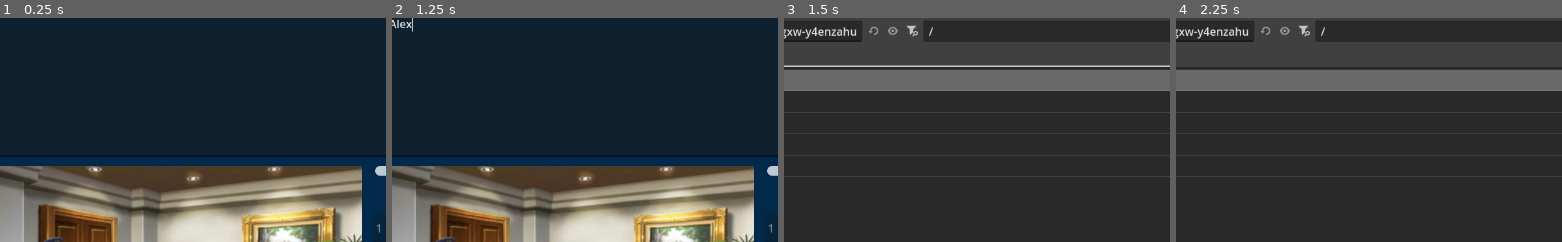
Above: before the commit, frames 1-4 (left to right).
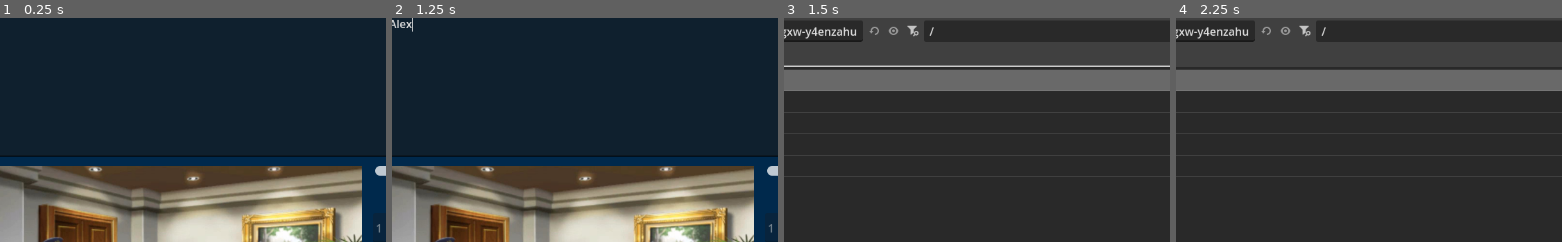
Above: after the commit, the same moments.

Repository: NostalgicProgramer/Dual-Destinies-gmd-Editor
Game: Godot game, scene res://System/extrator.tscn
The game is run twice, just before and just after one commit, with the same random seed, the same clock (stepped at 60 frames per second) and the same inputs.
Inputs (mouse positions are % of the whole screen's width and height, from its top left):
- Up to frame 1 (0.25 s): no input
- Up to frame 2 (1.25 s): click (65, 21) at 0.52 s; type "Alex" at 0.6 s
- Up to frame 3 (1.5 s): click "Abrir GMD" at 1.25 s
- Up to frame 4 (2.25 s): click (38, 88) at 2.02 s; type "12" at 2.1 s
The pictures show only the part of the screen within x 32-82%, y 6-56%; the shares and areas given below are measured in that part.

Frames 1-2 are identical in both runs. In frame 3, 0.1% of the frame differs, in the area x 22-39%, y 3-9%; in frame 4, 0.1%.

Commit message:
Add files via upload

Diff:
--- a/DD 3DS GMD editor/System/SimuladorAA.gd
+++ b/DD 3DS GMD editor/System/SimuladorAA.gd
@@ -28,6 +28,7 @@
 
 	# --- COMANDOS ---
 	"CNTR": "[center]",
+	"PAGE": "\n",
 
 	# --- COLORES ---
 	"E005": "[color=#FFFFFF]", # c0 - white
